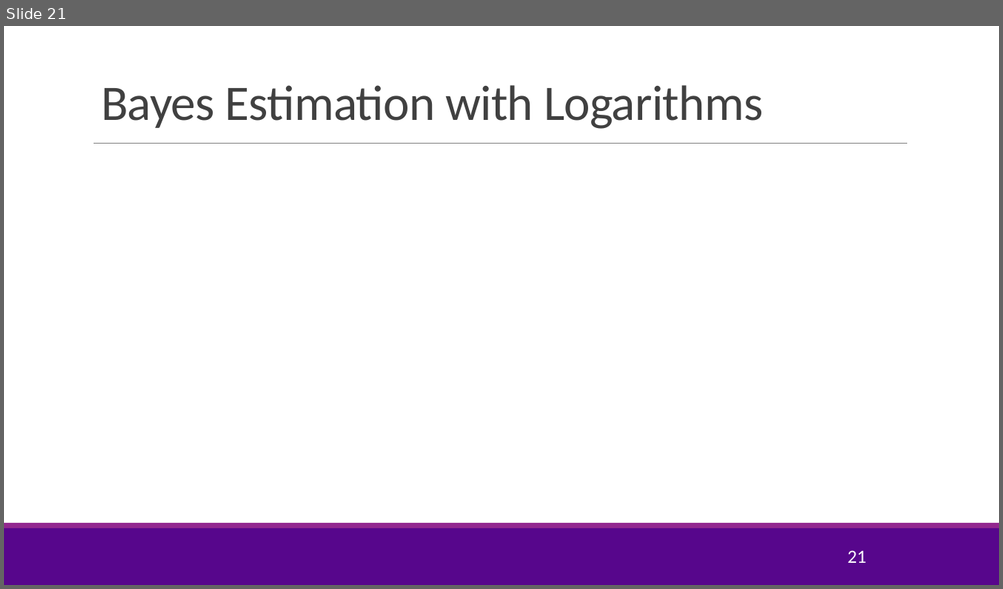
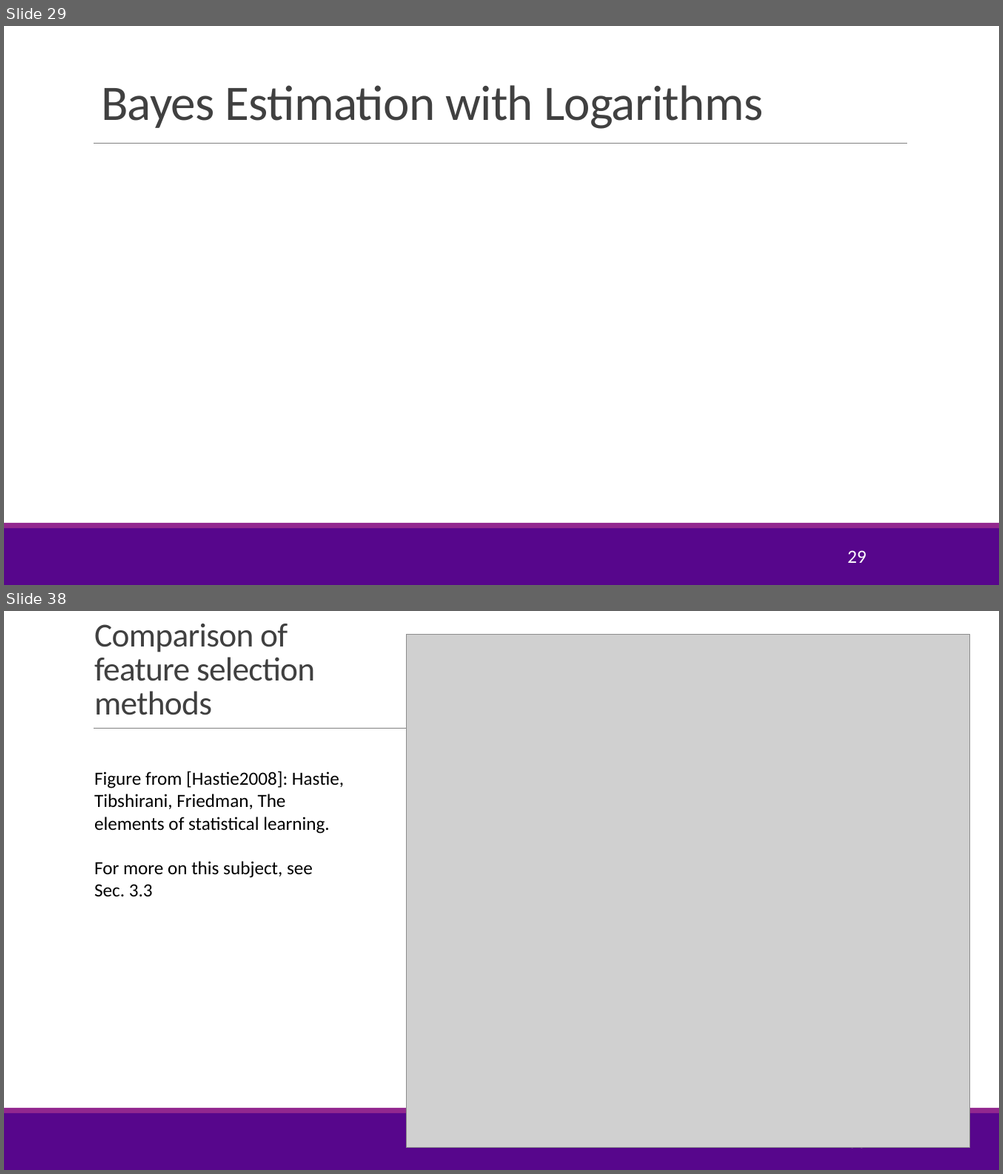
Before and after one commit to joshzzl/introml, a slide deck: lectures/Lect05_Lasso.pptx. Shown one above the other, each under a label of ours: slide 21 before the commit, slides 29 and 38 after it; the slides between them are not shown. The pictures are 1003x589 and 1003x1174 pixels, drawn with LibreOffice and Linux fonts; fonts in the diff are those of the drawing; grey boxes stand for pictures; background and template pictures are left out. Boxes give left, top, right and bottom in pixels: in the first picture for what was removed or moved away, otherwise in the second. Text is boxed around its words. In the diff, an @@ line names an element or a change of style, - is before the commit and + after.

Commit message:
Added description about Ridge Regression. Added material regarding other feature selection methods.

```diff
--- a/lectures/Lect05_Lasso.pptx
+++ b/lectures/Lect05_Lasso.pptx
@@ slide 38 added at (x1=4, y1=611, x2=999, y2=1170), background #FFFFFF; not listed: 3 template elements that a slide beside it also shows @@
@@ title added at (x1=94, y1=624, x2=315, y2=715), 32.4 pt, text #404040 @@
+Comparison of feature selection methods
@@ picture added at (x1=406, y1=634, x2=970, y2=1148) @@
@@ text added at (x1=94, y1=771, x2=344, y2=897), 18 pt, text #000000 @@
+Figure from [Hastie2008]: Hastie, Tibshirani, Friedman, The elements of statistical learning.
+For more on this subject, see Sec. 3.3
@@ page number added at (x1=847, y1=1147, x2=866, y2=1153), 18 pt, text #FFFFFF @@
+38
@@ what was slide 21 is now slide 29 @@
@@ page number at (x1=847, y1=551, x2=866, y2=563): text changed @@
-21
+29
```
Also in this commit, not shown: 6 slides changed, 18 other slides added, 1 other file.
